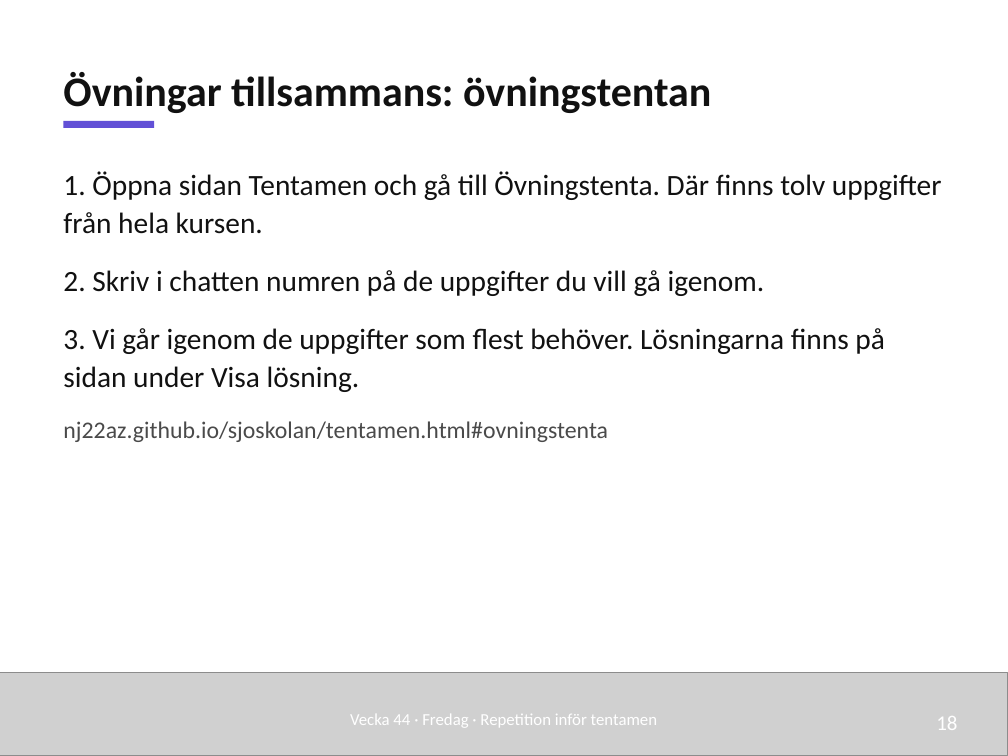
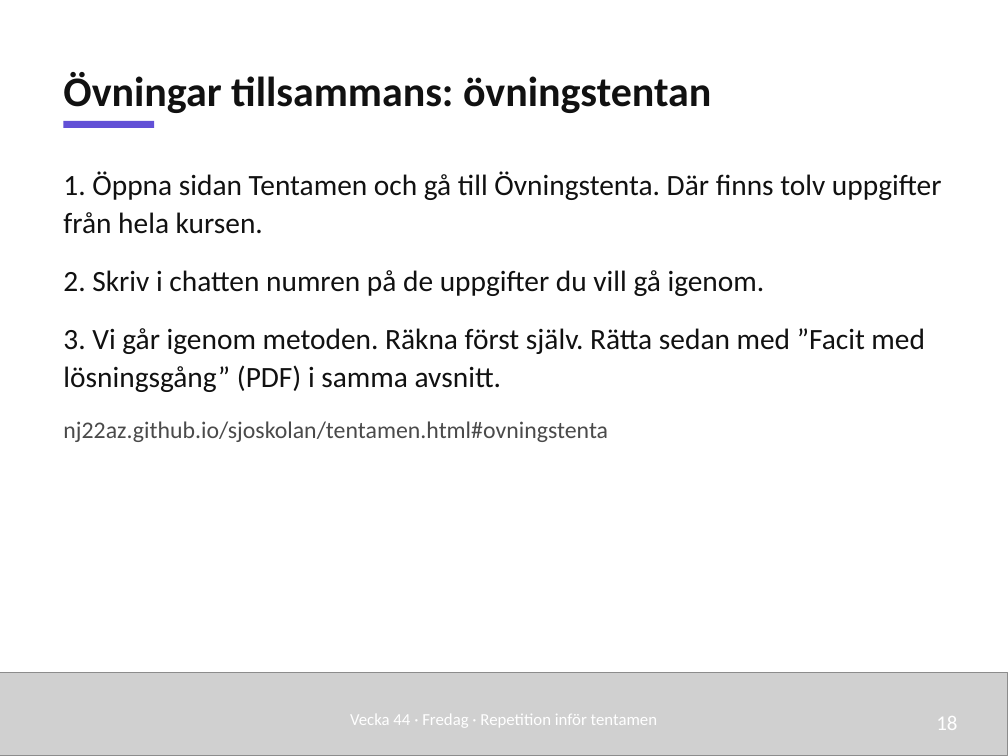
Before and after one commit to nj22az/nj22az.github.io, a slide deck: slide 18 of sjoskolan/vecka-45/aktuell/v45_03_Repetition_infor_tentamen_elev.pptx. Drawn at 1008x756 pixels with LibreOffice and Linux fonts; fonts in the diff are those of the drawing; grey boxes stand for pictures. Boxes give left, top, right and bottom in pixels: in the first picture for what was removed or moved away, otherwise in the second. Text is boxed around its words. In the diff, an @@ line names an element or a change of style, - is before the commit and + after.

```diff
--- a/sjoskolan/vecka-45/aktuell/v45_03_Repetition_infor_tentamen_elev.pptx
+++ b/sjoskolan/vecka-45/aktuell/v45_03_Repetition_infor_tentamen_elev.pptx
@@ text at bbox=[63, 328, 925, 392]: text changed @@
-3. Vi går igenom de uppgifter som flest behöver. Lösningarna finns på sidan under Visa lösning.
+3. Vi går igenom metoden. Räkna först själv. Rätta sedan med ”Facit med lösningsgång” (PDF) i samma avsnitt.
```
Also in this commit, not shown: 9 other files.
